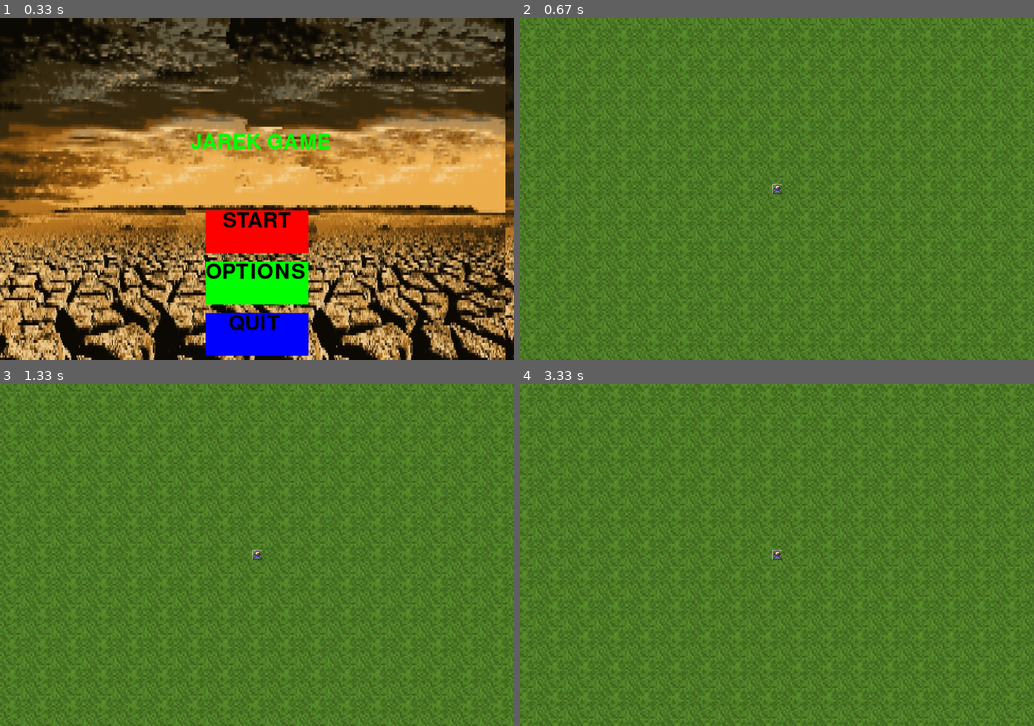
Above: before the commit, frames 1-4 (two rows, left to right).
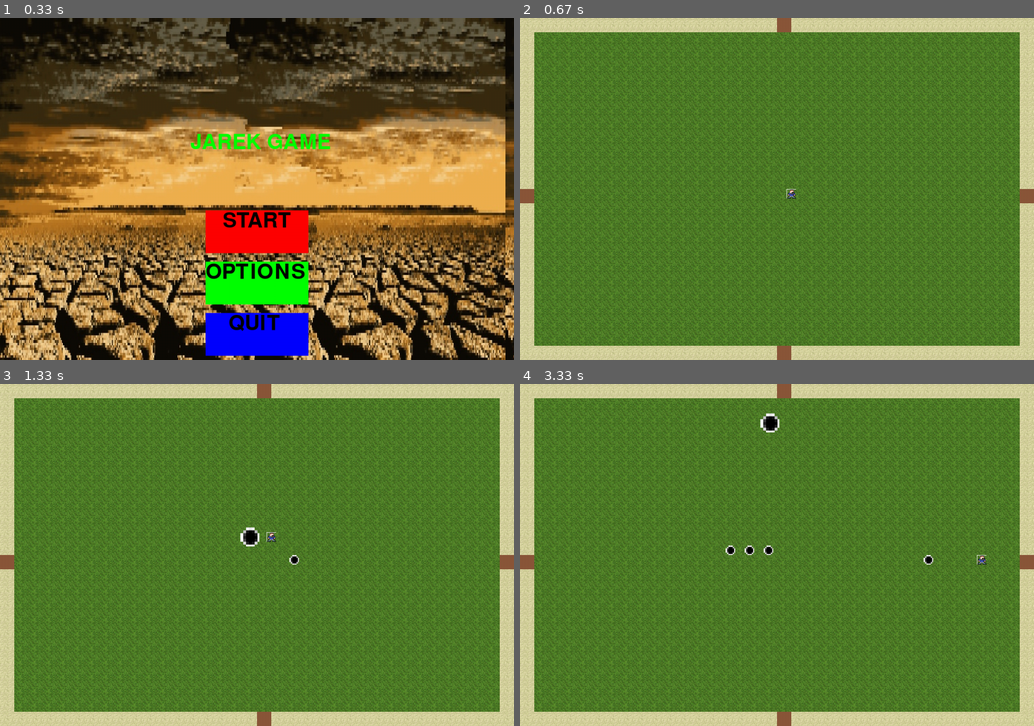
Above: after the commit, the same moments.

Repository: heavykisiel/PygameProject2
Game: pygame game, started from main.py
Two runs of this game, one before a commit and one after it. Both use one fixed random seed, a clock stepped at 60 frames per second and the inputs below.
Inputs:
- Up to frame 1 (0.33 s): no input
- Up to frame 2 (0.67 s): click "START" at 0.38 s
- Up to frame 3 (1.33 s): tap Space at 0.67 s; tap Up at 1 s
- Up to frame 4 (3.33 s): tap Down at 1.33 s; hold Right 1.67-2.13 s; hold D 1.67-2.13 s; tap Left at 2.17 s; hold Space 2.5-2.97 s; hold D 2.5-2.97 s

Frame 1 is identical in both runs. In frame 2, 26% of the frame differs, in the area x 0-100%, y 0-100%; in frame 3, 26%; in frame 4, 26%.

Commit message:
alpha ver. 0.1022c

Diff:
--- /dev/null
+++ b/Bullets.py
@@ -0,0 +1,21 @@
+import pygame
+from textures import TextureLoader
+
+
+class Bullets(pygame.sprite.Sprite):
+    def __init__(self, x, y, scale, direction, speed):
+        pygame.sprite.Sprite.__init__(self)
+        image = TextureLoader.Load_Bullet_test_Texture()
+        self.image = pygame.transform.scale(image, (int(image.get_width() * scale), int(image.get_height() * scale)))
+        self.rect = self.image.get_rect()
+        self.rect.center = [x, y]
+        self.speed = speed
+        self.direction = direction
+        self.speedBullet = 2
+        self.shoot = 0
+
+    def update(self):
+        if self.direction == 1 or self.direction == -1:
+            self.rect.x += (self.direction * self.speed)
+        if self.direction == 2 or self.direction == -2:
+            self.rect.y += ((self.direction / 2) * self.speed)
--- a/Camera.py
+++ b/Camera.py
@@ -7,11 +7,19 @@
         super().__init__()
         self.screen = pygame.display.get_surface()
         self.zoom_scale = 1
+        self.camera_borders = {'left': 200, 'right': 200, 'top': 100, 'bottom': 100}
+        self.offset = pygame.math.Vector2()
+        l = self.camera_borders['left']
+        t = self.camera_borders['top']
+        w = self.screen.get_size()[0] - (self.camera_borders['left'] + self.camera_borders['right'])
+        h = self.screen.get_size()[1] - (self.camera_borders['top'] + self.camera_borders['bottom'])
+        self.keyboard_speed = 5
+        self.camera_rect = pygame.Rect(l, t, w, h)
 
     def draw(self, player):
+        self.keyboard_control()
         self.zoom_keyboard_control()
-        for sprite in self.sprites():
-            self.screen.blit(sprite.image, sprite.rect)
+
 
     def zoom_keyboard_control(self):
         keys = pygame.key.get_pressed()
@@ -19,3 +27,13 @@
             self.zoom_scale += 0.1
         if keys[pygame.K_e]:
             self.zoom_scale -= 0.1
+
+    def keyboard_control(self):
+        keys = pygame.key.get_pressed()
+        if keys[pygame.K_a]: self.camera_rect.x -= self.keyboard_speed
+        if keys[pygame.K_d]: self.camera_rect.x += self.keyboard_speed
+        if keys[pygame.K_w]: self.camera_rect.y -= self.keyboard_speed
+        if keys[pygame.K_s]: self.camera_rect.y += self.keyboard_speed
+
+        self.offset.x = self.camera_rect.left - self.camera_borders['left']
+        self.offset.y = self.camera_rect.top - self.camera_borders['top']
--- a/Gameplay.py
+++ b/Gameplay.py
@@ -10,9 +10,10 @@
 from Player import Player
 
 
-class Gameplay:
+class Gameplay(pygame.sprite.Group):
 
     def __init__(self, screen):
+        super().__init__()
         self.screen = screen  # 1080x720
         self.surface_size = pygame.Surface.get_size(self.screen)
         self.half_screen_w = self.surface_size[0] / 2
@@ -22,51 +23,72 @@
         self.camera_group = Camera()
         self.display = pygame.Surface((300, 300))
         self.player = Player((540, 360), self.camera_group)
-        self.block_pixels = 64
-        self.texture_count_per_tile = 16
+        self.block_pixelsx = 30
+        self.block_pixelsy = 30
+        self.texture_count_per_tilex = 36
+        self.texture_count_per_tiley = 24
         # mnożnik block_pixels i texture count per title musi byc równe rectSize
-        self.rectSize = 1024
-        self.grass_block = Load_Block_Textures(self.block_pixels, 0)
-        self.sand_block = Load_Block_Textures(self.block_pixels, 1)
+        self.rectSizex = self.surface_size[0]  # 1080
+        self.rectSizey = self.surface_size[1]  # 720
+
+        self.grass_block = Load_Block_Textures(self.block_pixelsx, self.block_pixelsy, 0)
+        self.sand_block = Load_Block_Textures(self.block_pixelsx, self.block_pixelsy, 1)
+        self.door_texture = Load_Block_Textures(self.block_pixelsx, self.block_pixelsy, 2)
         self.map_Data = Map.Map()
-        self.player_pos = (0, 0)
+        self.player_pos = self.player.player_position
 
-    def LoadNewGame(self, player):
+    def LoadNewFrame(self, player):
 
         # Validate player_pos
         self.player_pos += player.direction * self.player.speed
-        if self.player_pos[0] < 0:
-            self.player_pos[0] = 0
-        if self.player_pos[1] < 0:
-            self.player_pos[1] = 0
-        if self.player_pos[0] > (self.map_Data.ChunksX-1) * self.rectSize - 64:
-            self.player_pos[0] = (self.map_Data.ChunksX-1) * self.rectSize - 64
-        if self.player_pos[1] > (self.map_Data.ChunksY-1) * self.rectSize:
-            self.player_pos[1] = (self.map_Data.ChunksY-1) * self.rectSize
 
-        print("{0}, {1}".format(self.player_pos, (self.map_Data.ChunksY - 1) * self.rectSize ))
+        # if self.player_pos[0] < 0:
+        #     self.player_pos[0] = 0
+        # if self.player_pos[1] < 0:
+        #     self.player_pos[1] = 0
+        # if self.player_pos[0] > (self.map_Data.ChunksX - 1) * self.rectSizex:
+        #     self.player_pos[0] = (self.map_Data.ChunksX - 1) * self.rectSizex
+        # if self.player_pos[1] > (self.map_Data.ChunksY - 1) * self.rectSizey:
+        #     self.player_pos[1] = (self.map_Data.ChunksY - 1) * self.rectSizey
+
+        print("{0}, {1}".format(self.player_pos, (self.map_Data.ChunksY - 1) * self.rectSizex))
 
         for y, row in enumerate(self.map_Data.ChunkMap):
             for x, tile in enumerate(row):
                 if tile:
                     pygame.draw.rect(self.screen, (255, 255, 255),
-                                     pygame.Rect(x * self.rectSize, y * self.rectSize, self.rectSize, self.rectSize), 1)
+                                     pygame.Rect(x * self.rectSizex, y * self.rectSizey,
+                                                 self.rectSizex,
+                                                 self.rectSizey), 1)
                     # pomocniczy rectangle można wykomentować
-                    for rowC in range(self.texture_count_per_tile):
-                        for tileC in range(self.texture_count_per_tile):
-                            offset_pos = tile[0] * self.rectSize + rowC * self.block_pixels - self.player_pos[0], \
-                                         tile[1] * self.rectSize + tileC * self.block_pixels - self.player_pos[1]
+                    for rowC in range(self.texture_count_per_tilex):
+                        for tileC in range(self.texture_count_per_tiley):
+                            offset_pos = tile[0] * self.rectSizex + rowC * self.block_pixelsx, \
+                                         tile[1] * self.rectSizey + tileC * self.block_pixelsy
                             self.screen.blit(self.grass_block, offset_pos)
+                            if rowC == self.texture_count_per_tilex - 1 or rowC == 0 or tileC == self.texture_count_per_tiley - 1 or tileC == 0:
+                                border_pos = tile[0] * self.rectSizex + rowC * self.block_pixelsx, tile[
+                                    1] * self.rectSizey + tileC * self.block_pixelsy
+                                self.screen.blit(self.sand_block, border_pos)
+                            if (rowC == self.texture_count_per_tilex / 2 and (tileC == self.texture_count_per_tiley -1 or tileC == 0)) or \
+                                    (tileC == self.texture_count_per_tiley / 2 and (rowC == self.texture_count_per_tilex -1 or rowC == 0)):
+                                door_pos = tile[0] * self.rectSizex + rowC * self.block_pixelsx, tile[
+                                    1] * self.rectSizey + tileC * self.block_pixelsy
+                                self.screen.blit(self.door_texture, door_pos)
                             # biom render
                             if tile[2] == 1:
-                                offset_pos = tile[0] * self.rectSize + rowC * self.block_pixels - self.player_pos[0], \
-                                             tile[1] * self.rectSize + tileC * self.block_pixels - self.player_pos[1]
+                                offset_pos = tile[0] * self.rectSizex + rowC * self.block_pixelsx, \
+                                             tile[1] * self.rectSizey + tileC * self.block_pixelsy
                                 self.screen.blit(self.sand_block, offset_pos)
-            scaled_surface = pygame.transform.scale(self.screen,
-                                                    self.surface_size_vector * self.camera_group.zoom_scale)
 
-            scaled_rect = scaled_surface.get_rect(center=(self.half_screen_w, self.half_screen_h))
-            self.screen.blit(scaled_surface, scaled_rect)
+
+            self.screen.blit(player.image, self.player_pos)
+            # scaled_surface = pygame.transform.scale(self.screen,
+            #                                         self.surface_size_vector * self.camera_group.zoom_scale)
+            #
+            # scaled_rect = scaled_surface.get_rect(center=(self.half_screen_w, self.half_screen_h))
+            # self.screen.blit(scaled_surface, scaled_rect)
+
             # tile[0] == x
             # tile[1] == y
             # tile[2] == biom_id
@@ -87,12 +109,15 @@
                     # zoom jest ale są cyrki, ale można się pobawić
             self.screen.fill((0, 0, 0))
             self.camera_group.update()
-            self.LoadNewGame(self.player)
+            self.LoadNewFrame(self.player)
             self.camera_group.draw(self.player)
+            self.player.bulletGroup.update()
+            self.player.bulletGroup.draw(self.screen)
+            if self.player.shooting:
+                self.player.shoot()
 
             pygame.display.update()
-            pygame.time.Clock().tick(20)
-            # można zmieniać, ale do testowania dałem 20
+            pygame.time.Clock().tick(60)
 
             i = i + 1
             # print(i)
--- /dev/null
+++ b/Item.py
@@ -0,0 +1,38 @@
+
+class Item:
+    item_counter = 0
+
+    def __init__(self, item_id_counter=item_counter):
+        self.item_id = item_id_counter + 1
+        self.item_type = self.item_type_selector(1)
+        print(self.item_type)
+        self.stats = self.stats_maker(self.item_type)
+
+    def stats_maker(self, item_type):
+        if item_type == 0:
+            dicto = {
+                "slot": None,
+                "armor": None,
+                "kg": None
+            }
+            return dicto
+
+    def item_type_selector(self, number):
+        item_types = {
+            "wearable": 0,
+            "weldable": 1,
+            "consumable": 2,
+
+        }
+        if number < 0:
+            raise Exception("item_type_selector: argument number shouldn't be less than 0")
+        if number > item_types.__len__():
+            raise Exception("item_type_selector: argument number shouldn't be more than {0} (item_types.__len__())"
+                            .format(item_types.__len__()))
+
+        return item_types[number]
+
+
+def itemlist():
+    worlds_items = list()
+    list.append(Item)
--- a/Player.py
+++ b/Player.py
@@ -1,5 +1,8 @@
 import pygame
+
+
 from textures import TextureLoader
+from Bullets import Bullets
 
 
 class Player(pygame.sprite.Sprite):
@@ -8,24 +11,68 @@
         self.image = TextureLoader.Load_Player_Texture()
         self.rect = self.image.get_rect(center=pos)
         self.direction = pygame.math.Vector2()
-        self.player_position = (0, 0)
+        self.player_position = (560, 360)
+        # spawn
         self.speed = 16
-        # można zmieniać speed
+        self.speedBullet = 2
+        self.shootCooldown = 0
+        self.lastShot = pygame.time.get_ticks()
+        self.bulletGroup = pygame.sprite.Group()
+        self.shooting = False
+        self.playerDirection = 1
 
     def input(self):
         keys = pygame.key.get_pressed()
         if keys[pygame.K_UP]:
             self.direction.y = -1
+            self.playerDirection = -2
         elif keys[pygame.K_DOWN]:
             self.direction.y = 1
+            self.playerDirection = 2
         else:
             self.direction.y = 0
         if keys[pygame.K_RIGHT]:
             self.direction.x = 1
+
+            self.playerDirection = 1
         elif keys[pygame.K_LEFT]:
+            self.playerDirection = -1
             self.direction.x = -1
         else:
             self.direction.x = 0
+        if keys[pygame.K_SPACE]:
+            print("LOLOLO")
+            self.shooting = True
 
     def update(self):
+        if self.shootCooldown > 0:
+            self.shootCooldown -= 1
         self.input()
+
+    def shoot(self):
+
+        if self.shootCooldown == 0:
+            print("XDDDDD")
+            self.shootCooldown = 20
+            if self.playerDirection == 2 or self.playerDirection == -2:
+                bullet = Bullets(self.rect.centerx + (0.75 * self.rect.size[0] * (self.playerDirection / 2)),
+                                 self.rect.centery, 2, self.playerDirection , self.speedBullet)
+
+                self.bulletGroup.add(bullet)
+                self.shooting = False
+            else:
+                if self.playerDirection == 1:
+                    bullet = Bullets(self.rect.centerx,
+                                     self.rect.centery + (0.5 * self.rect.size[0] * self.playerDirection), 1,
+                                     self.playerDirection, self.speedBullet)
+
+                    self.bulletGroup.add(bullet)
+                    self.shooting = False
+                else:
+                    bullet = Bullets(self.rect.centerx,
+                                     self.rect.centery + (0.5 * self.rect.size[0] * self.playerDirection), 1,
+                                     self.playerDirection, self.speedBullet)
+                    print(bullet)
+
+                    self.bulletGroup.add(bullet)
+                    self.shooting = False
--- a/map/Map.py
+++ b/map/Map.py
@@ -1,8 +1,8 @@
 
 class Map:
     def __init__(self):
-        self.ChunksX = 3  # 64
-        self.ChunksY = 3  # 64
+        self.ChunksX = 2  # 64
+        self.ChunksY = 2  # 64
 
         self.ChunkMap = [[[0, 0, 0] for x in range(self.ChunksX)] for y in range(self.ChunksY)]
         self.mapPrinter()
--- a/textures/TextureLoader.py
+++ b/textures/TextureLoader.py
@@ -18,15 +18,20 @@
     return player_img
 
 
-def Load_Block_Textures(block_pixels, id_block):
+def Load_Block_Textures(block_pixels_x, block_pixels_y, id_block):
     if id_block == 0:
         grass_block = pygame.image.load('textures/grass.jpg').convert()
-        grass_block = pygame.transform.scale(grass_block, (block_pixels, block_pixels))
+        grass_block = pygame.transform.scale(grass_block, (block_pixels_x, block_pixels_y))
         grass_block.set_colorkey((0, 0, 0))
         return grass_block
     elif id_block == 1:
         sand_block = pygame.image.load('textures/sand.jpg').convert()
-        sand_block = pygame.transform.scale(sand_block, (block_pixels, block_pixels))
+        sand_block = pygame.transform.scale(sand_block, (block_pixels_x, block_pixels_y))
+        sand_block.set_colorkey((0, 0, 0))
+        return sand_block
+    elif id_block == 2:
+        sand_block = pygame.image.load('textures/Door.png').convert()
+        sand_block = pygame.transform.scale(sand_block, (block_pixels_x, block_pixels_y))
         sand_block.set_colorkey((0, 0, 0))
         return sand_block
 
@@ -55,3 +60,11 @@
     self.screen.blit(img1, self.buttons[1])
     self.screen.blit(img2, self.buttons[2])
     self.screen.blit(img3, (self.screen_size[0] / 3 + 40, self.screen_size[1] / 3))
+
+
+def Load_Bullet_test_Texture():
+    player_img = pygame.image.load('textures/bullet.png').convert_alpha()
+    player_img = pygame.transform.scale(player_img, (20, 20))
+    player_img.set_colorkey((246, 246, 246))
+
+    return player_img
Binary file added: textures/Door.png
Binary file added: textures/bullet.png
